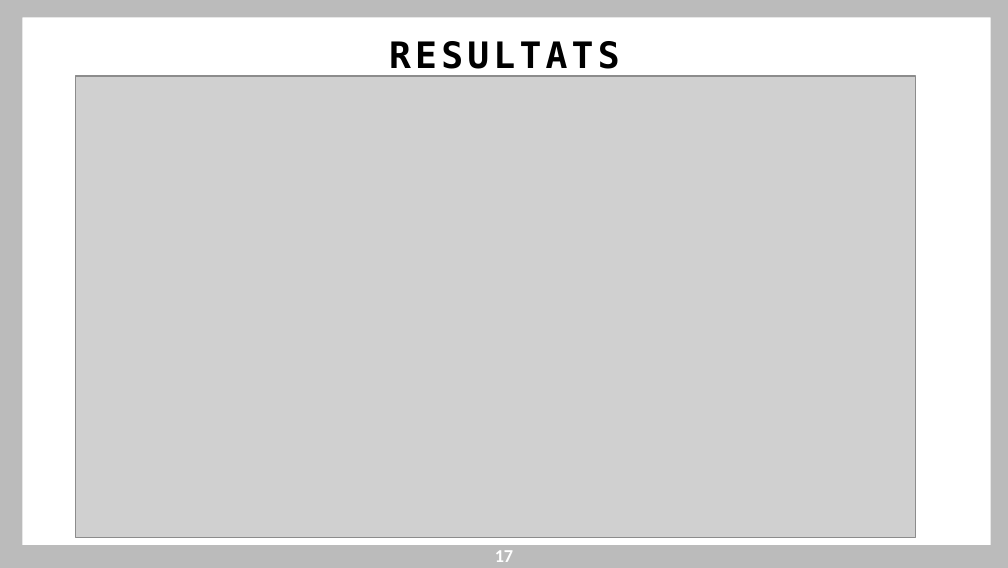
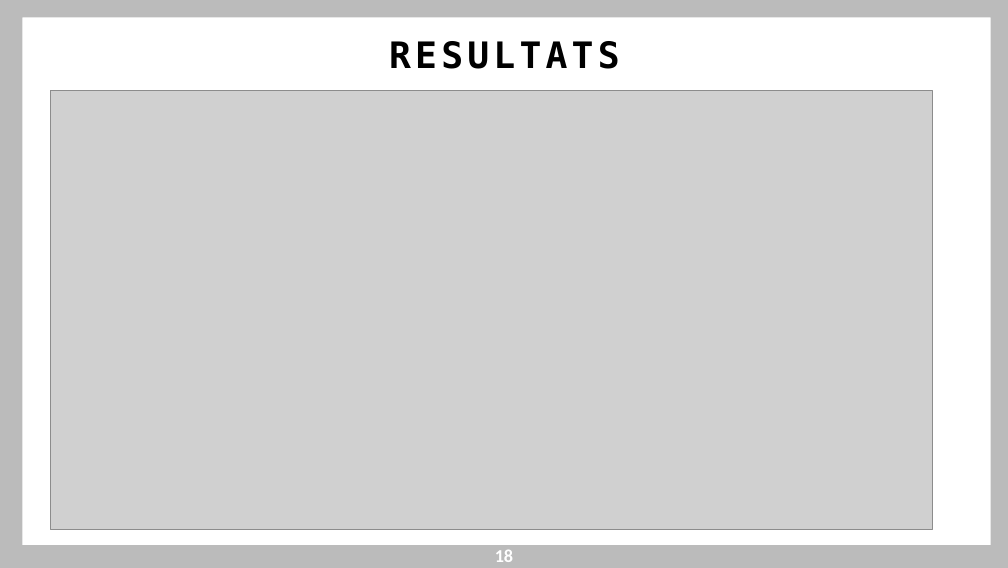
Before and after one commit to theNorthman811/Stack_Overflow_tags_suggestion, a slide deck: slide 18 of BELGHAZI_SEDDIK_5_presentation_072023.pptx (slide 17 before the commit). Drawn at 1008x568 pixels with LibreOffice and Linux fonts; fonts in the diff are those of the drawing; grey boxes stand for pictures. Boxes give left, top, right and bottom in pixels: in the first picture for what was removed or moved away, otherwise in the second. Text is boxed around its words. In the diff, an @@ line names an element or a change of style, - is before the commit and + after.

```diff
--- a/BELGHAZI_SEDDIK_5_presentation_072023.pptx
+++ b/BELGHAZI_SEDDIK_5_presentation_072023.pptx
@@ picture: place and size @@
-picture at [76, 76, 915, 536]
+picture at [50, 91, 932, 529]
@@ page number at [495, 550, 513, 562]: text changed @@
-17
+18
```
Also in this commit, not shown: 5 other slides changed, 1 slide added, 3 other files.
